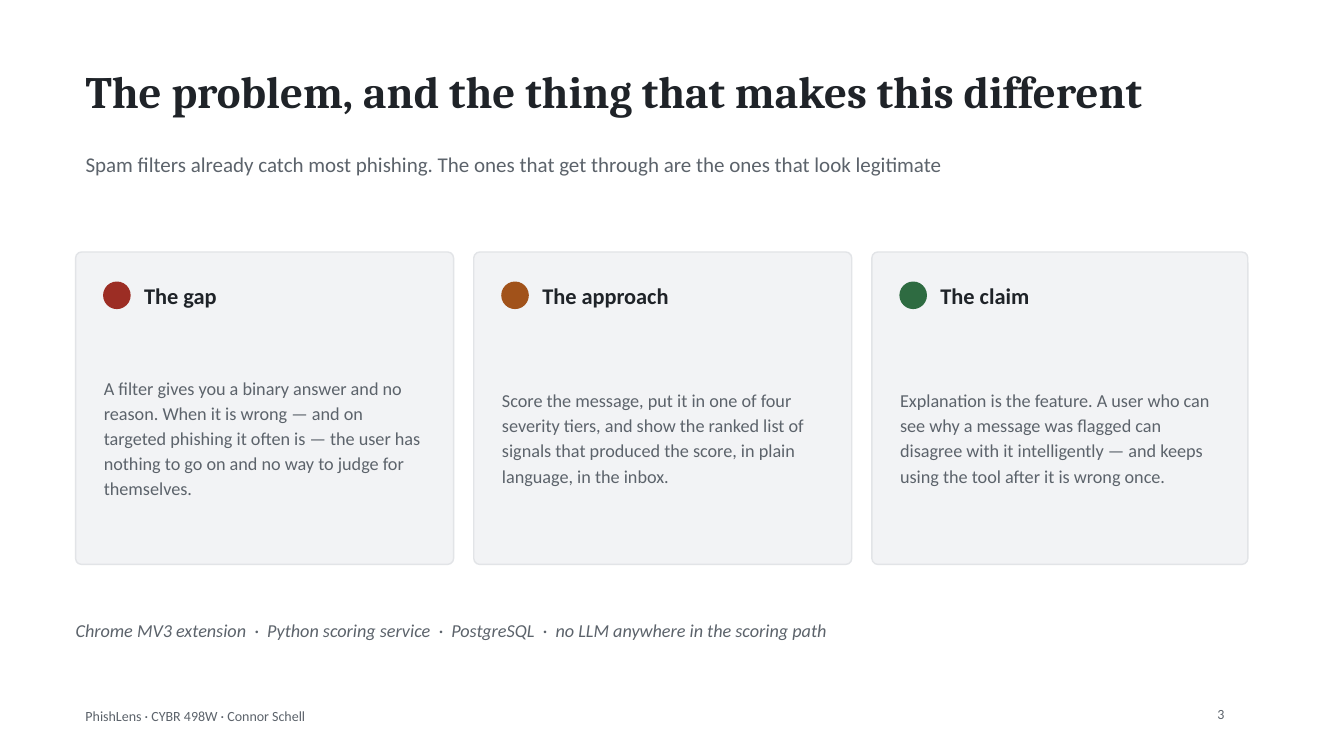
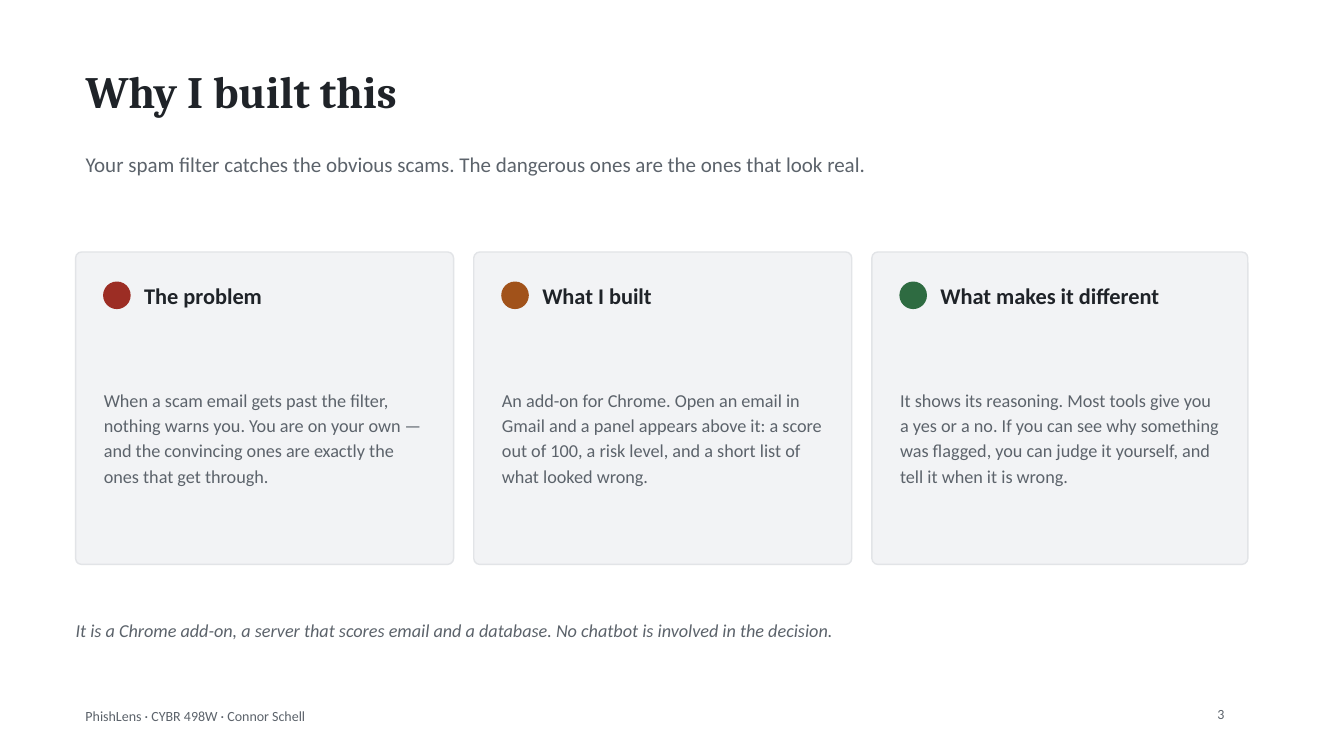
Before and after one commit to connorschell/PhishLens, a slide deck: slide 3 of 06_Deliverables/IM2_Presentation.pptx. Drawn at 1344x756 pixels with LibreOffice and Linux fonts; fonts in the diff are those of the drawing. Boxes give left, top, right and bottom in pixels: in the first picture for what was removed or moved away, otherwise in the second. Text is boxed around its words. In the diff, an @@ line names an element or a change of style, - is before the commit and + after.

Commit message:
Sync capstone work through WU7

```diff
--- a/06_Deliverables/IM2_Presentation.pptx
+++ b/06_Deliverables/IM2_Presentation.pptx
@@ title at [86,77,397,118]: text changed @@
-The problem, and the thing that makes this different
+Why I built this
@@ text at [86,157,865,176]: text changed @@
-Spam filters already catch most phishing. The ones that get through are the ones that look legitimate
+Your spam filter catches the obvious scams. The dangerous ones are the ones that look real.
@@ text at [144,288,262,308]: text changed @@
-The gap
+The problem
@@ text at [542,288,652,304]: text changed @@
-The approach
+What I built
@@ text at [940,288,1159,304]: text changed @@
-The claim
+What makes it different
@@ text at [104,394,401,486]: text changed @@
-A filter gives you a binary answer and no reason. When it is wrong — and on targeted phishing it often is — the user has nothing to go on and no way to judge for themselves.
+When a scam email gets past the filter, nothing warns you. You are on your own — and the convincing ones are exactly the ones that get through.
@@ text at [502,394,821,486]: text changed @@
-Score the message, put it in one of four severity tiers, and show the ranked list of signals that produced the score, in plain language, in the inbox.
+An add-on for Chrome. Open an email in Gmail and a panel appears above it: a score out of 100, a risk level, and a short list of what looked wrong.
@@ text at [900,394,1219,486]: text changed @@
-Explanation is the feature. A user who can see why a message was flagged can disagree with it intelligently — and keeps using the tool after it is wrong once.
+It shows its reasoning. Most tools give you a yes or a no. If you can see why something was flagged, you can judge it yourself, and tell it when it is wrong.
@@ text at [76,624,832,639]: text changed @@
-Chrome MV3 extension · Python scoring service · PostgreSQL · no LLM anywhere in the scoring path
+It is a Chrome add-on, a server that scores email and a database. No chatbot is involved in the decision.
```
Also in this commit, not shown: 8 other slides changed, 7 other files.
